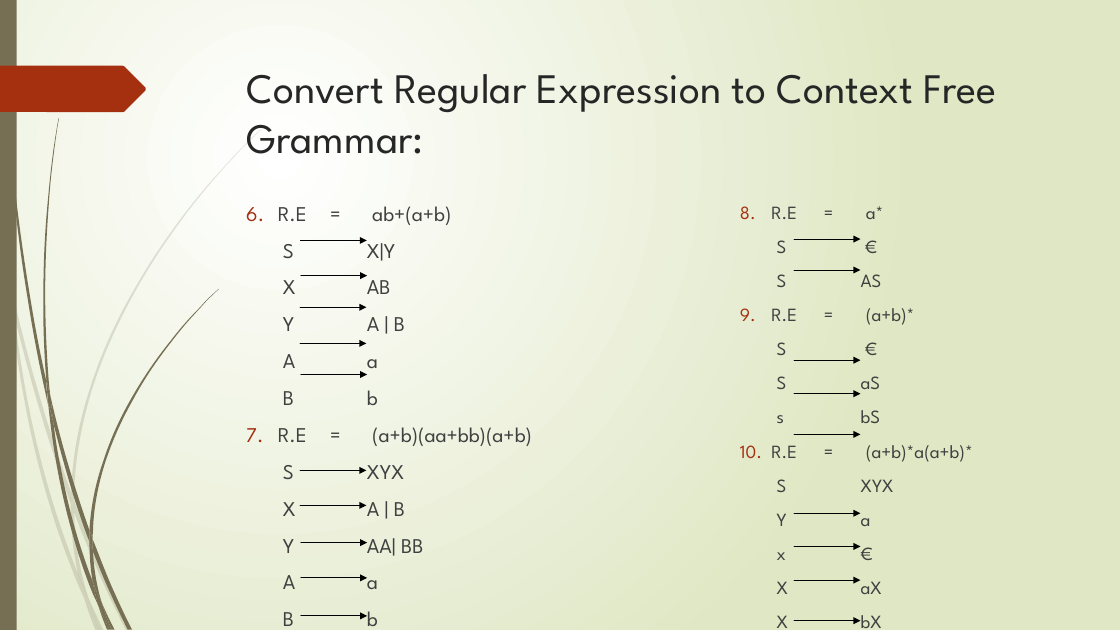
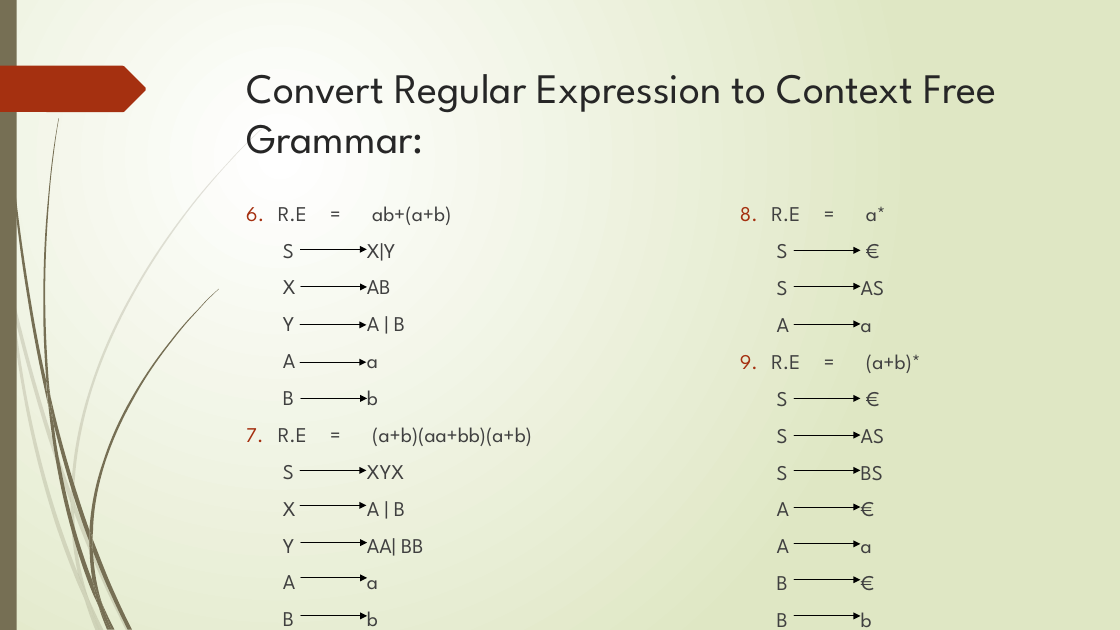
Before and after one commit to Federal-Urdu-University/Theory-of-Automata, a slide deck: slide 9 of Chap-3.pptx. Drawn at 1120x630 pixels with LibreOffice and Linux fonts; fonts in the diff are those of the drawing. Boxes give left, top, right and bottom in pixels: in the first picture for what was removed or moved away, otherwise in the second. Text is boxed around its words. In the diff, an @@ line names an element or a change of style, - is before the commit and + after.

```diff
--- a/Chap-3.pptx
+++ b/Chap-3.pptx
@@ text at (x1=771, y1=207, x2=886, y2=406): size 16 to 18 pt in "R.E = a*", "S €", "S AS", "R.E = (a+b)*" and 1 more places @@
@@ 3 arrows moved together from (x1=301, y1=239, x2=860, y2=276) to (x1=301, y1=250, x2=860, y2=287) @@
@@ arrow moved from (794, 270) - (860, 270) to (794, 287) - (860, 287) @@
@@ arrow moved from (300, 308) - (366, 308) to (300, 325) - (366, 325) @@
@@ text at (x1=777, y1=318, x2=872, y2=332): paragraph added @@
+  A a
@@ arrow added from (794, 324) to (860, 324), #000000 0.75 pt @@
@@ arrow moved from (300, 344) - (366, 344) to (300, 362) - (366, 362) @@
@@ arrow moved from (301, 375) - (367, 375) to (301, 398) - (367, 398) @@
@@ arrow moved from (794, 360) - (860, 360) to (794, 398) - (860, 398) @@
@@ text at (x1=777, y1=429, x2=884, y2=627): text changed; size 16 to 18 pt @@
-  S aS
-  s bS
-10. R.E = (a+b)*a(a+b)*
-  S XYX
-  Y a
-  x €
-  X aX
-  X bX
+  S AS
+  S BS
+  A €
+  A a
+  B €
+  B b
@@ arrow moved from (794, 394) - (860, 394) to (794, 435) - (860, 435) @@
@@ arrow moved from (794, 434) - (860, 434) to (794, 471) - (860, 471) @@
@@ 3 arrows moved together from (x1=794, y1=513, x2=860, y2=621) to (x1=794, y1=507, x2=860, y2=616) @@
```
Also in this commit, not shown: 2 other slides changed, 9 slides added.
